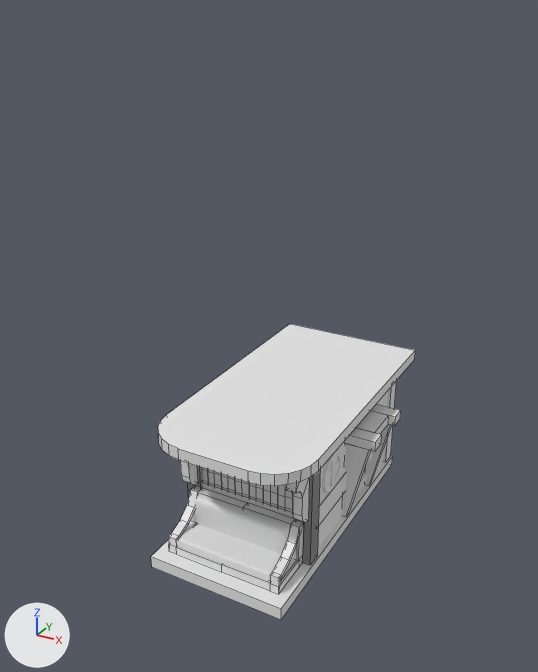
The Blender file untitled.blend: old version first, new version second.
Camera for both pictures: a 50 mm lens placed at (2.43, -4.68, 2.27), pointed at (-0.09, -0.08, -0.02). Lighting does not change. The marker at lower left points along +X, +Y and +Z. Mesh edges are drawn as thin lines on the coarser meshes.

Script lines for the objects in view, before the commit:
```python
me_cube_001 = bpy.data.meshes.new('Cube.001')
me_cube_001.from_pydata(...)  # a box spanning x -1.0..1.0, y -1.0..1.0, z -0.05..0.04
me_cube_014 = bpy.data.meshes.new('Cube.014')
me_cube_014.from_pydata(...)  # 54 vertices, 52 faces; spans x -0.024..0.024, y -0.063..0.063, z -0.413..0.413
me_cube_028 = bpy.data.meshes.new('Cube.028')
me_cube_028.from_pydata(...)  # 54 vertices, 51 faces; spans x 0.0..0.481, y 0.026..0.414, z -0.414..-0.037
ob_cube = bpy.data.objects.new('Cube', me_cube_001)
ob_cube.location = (0.0, 0.008, -1.621)
ob_cube.scale = (0.565, 1.12, 1.12)
ob_cube_013 = bpy.data.objects.new('Cube.013', me_cube_014)
ob_cube_013.location = (0.432, -0.537, -1.168)
ob_cube_013.rotation_euler = (0.0, 0.0, 1.571)  # degrees (0, 0, 90)
_m = ob_cube_013.modifiers.new('Array', 'ARRAY')
_m.count = 8
_m.relative_offset_displace = (0.0, 1.001, 0.0)
ob_cube_027 = bpy.data.objects.new('Cube.027', me_cube_028)
ob_cube_027.location = (0.0, -1.013, -1.17)
_m = ob_cube_027.modifiers.new('Mirror', 'MIRROR')
_m.use_clip = True
_m.mirror_object = ob_cube
# also in view: 'Cube.017' at (0.61, 0.11, -1.23); 'Cube.012' at (0.0, 0.27, -1.17); 'Cube.028' at (0.0, -0.83, -1.36); 'Cube.030' at (0.0, 0.13, -0.6); 'Cube.002' at (0.0, -0.54, -1.17)
```
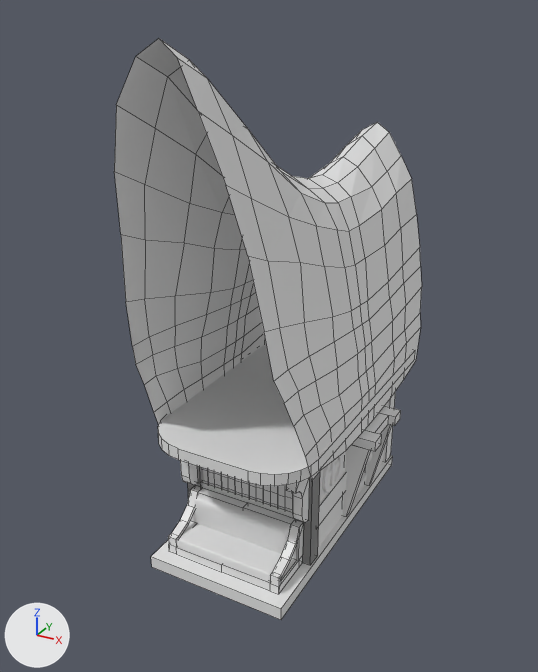
Where the change shows, as pixel boxes [x1, y1, x2, y2] in the pictures (538 x 672 px):
'Cylinder.002', added
    after: [114, 38, 422, 481]

The change, as a list of edits to the scene's bpy script:
```text
Add me_cylinder_002:
    me_cylinder_002.from_pydata(...)  # 210 vertices, 180 faces, 1 loose edge; spans x -0.63..0.63, y -0.01..2.92, z -1.72..1.46
Add ob_cylinder_002:
    ob_cylinder_002 = bpy.data.objects.new('Cylinder.002', me_cylinder_002)
    ob_cylinder_002.location = (0.0, 0.0, -0.78)
    ob_cylinder_002.rotation_euler = (1.571, 0.0, 0.0)  # degrees (90, 0, 0)
```
